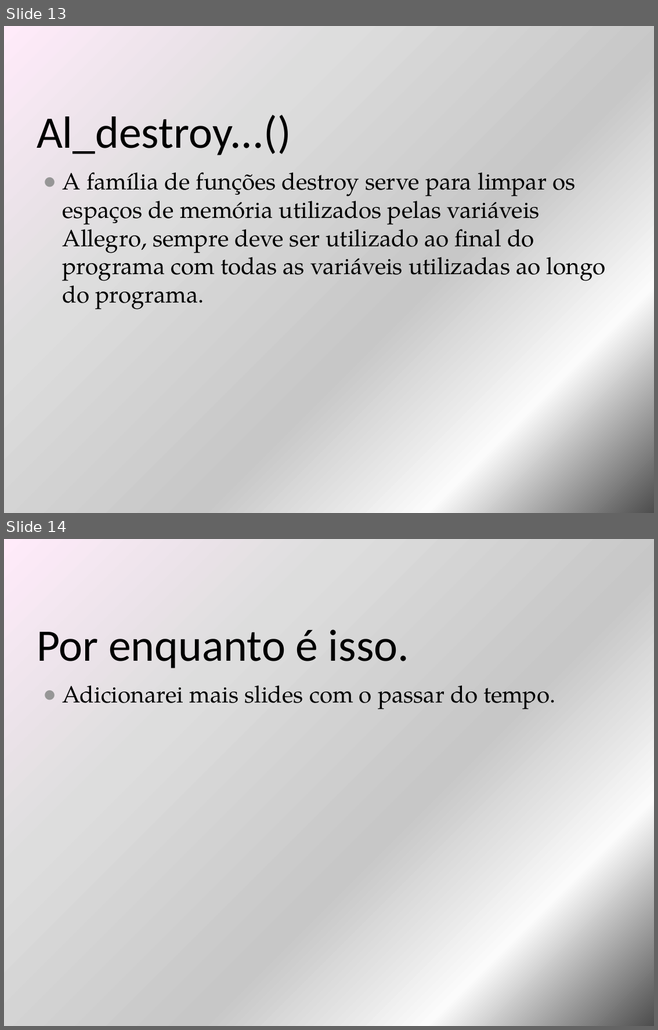
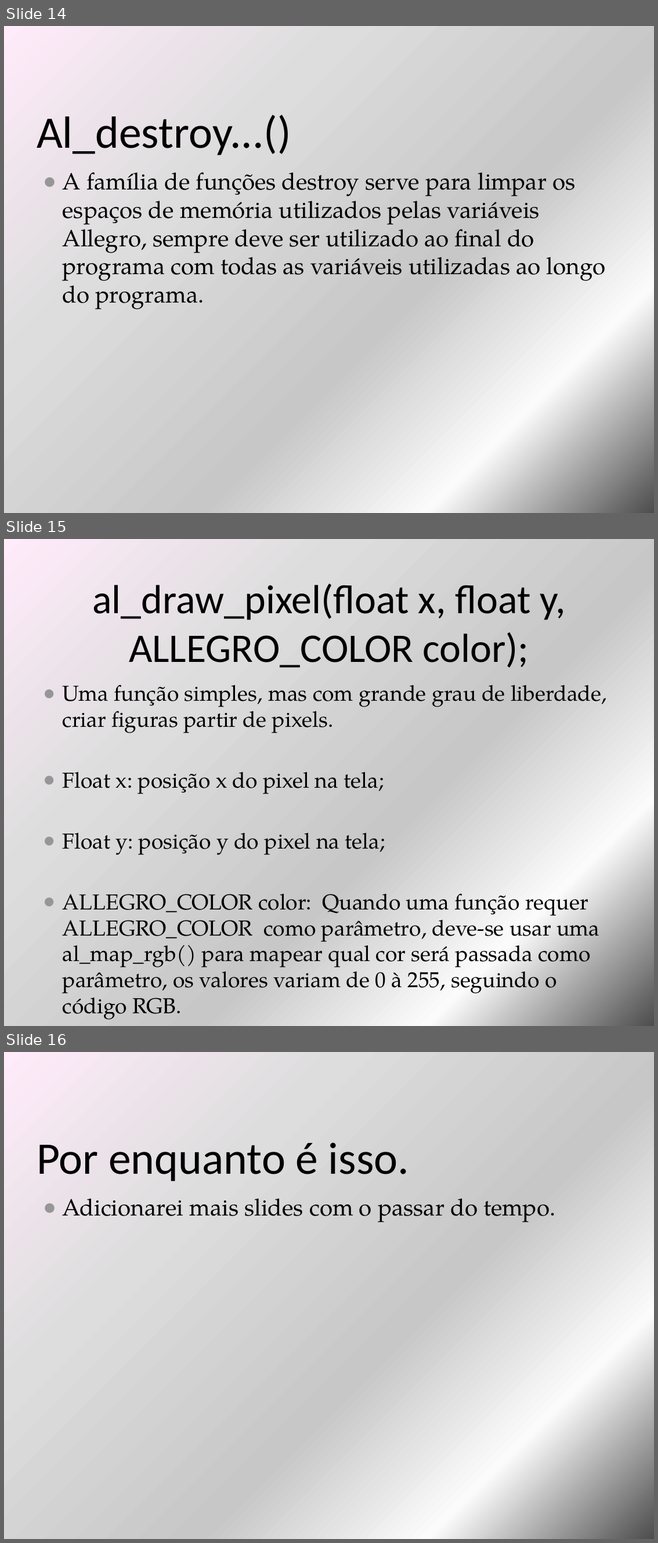
Before and after one commit to Tornom/Algoritmo-Evolotivo, a slide deck: Funções Fundamentais Allegro 5.pptm. Shown one above the other, each under a label of ours: slides 13 and 14 before the commit, slides 14, 15 and 16 after it. The pictures are 658x1030 and 658x1543 pixels, drawn with LibreOffice and Linux fonts; fonts in the diff are those of the drawing. Boxes give left, top, right and bottom in pixels: in the first picture for what was removed or moved away, otherwise in the second. Text is boxed around its words. In the diff, an @@ line names an element or a change of style, - is before the commit and + after.

```diff
--- a/Funções Fundamentais Allegro 5.pptm
+++ b/Funções Fundamentais Allegro 5.pptm
@@ slide 15 added at (4, 539, 654, 1026), background gradient #4D4D4D to #FCFCFC to #C7C7C7 to #DDDDDD to #FFEBFA @@
@@ title added at (92, 584, 565, 668), 45 pt, text #000000 @@
+al_draw_pixel(float x, float y, ALLEGRO_COLOR color);
@@ text added at (63, 685, 607, 994), 24.1 pt, text #000000 @@
+● Uma função simples, mas com grande grau de liberdade, criar figuras partir de pixels.
+● Float x: posição x do pixel na tela;
+● Float y: posição y do pixel na tela;
+● ALLEGRO_COLOR color: Quando uma função requer ALLEGRO_COLOR como parâmetro, deve-se usar uma al_map_rgb() para mapear qual cor será passada como parâmetro, os valores variam de 0 à 255, seguindo o código RGB.
@@ what was slide 13 is now slide 14 @@
@@ what was slide 14 is now slide 16 @@
```
Also in this commit, not shown: 5 slides changed, 1 other slide added.
